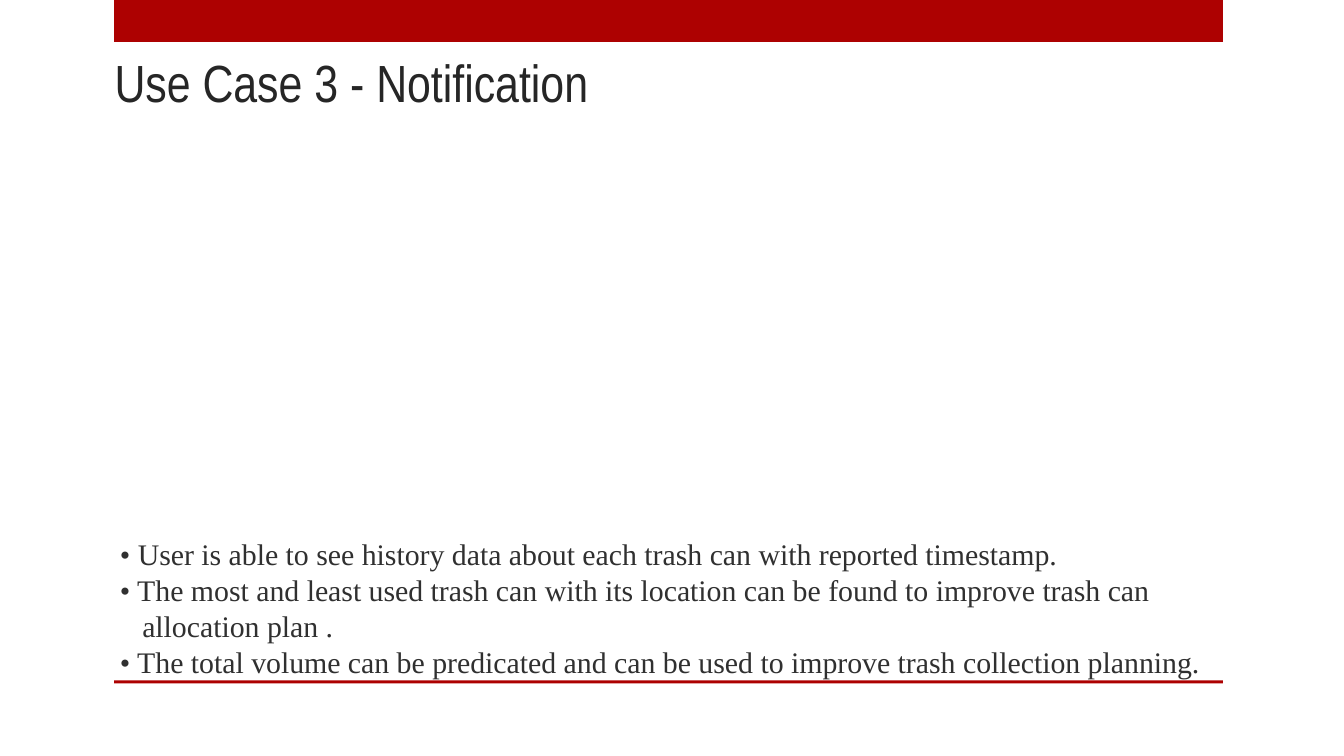
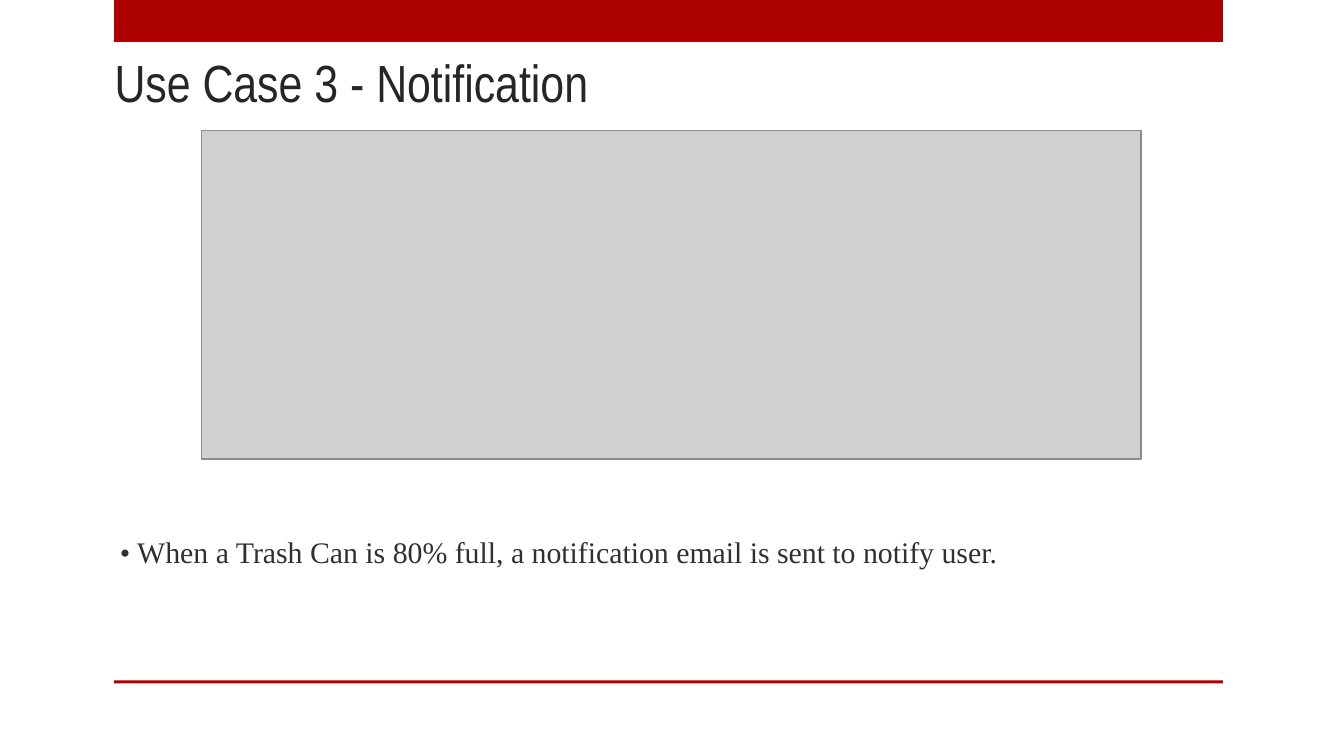
Before and after one commit to 504steven/IoT-TrashCanMonitoringSys, a slide deck: slide 7 of 297 Project Presentation.pptx. Drawn at 1344x756 pixels with LibreOffice and Linux fonts; fonts in the diff are those of the drawing; grey boxes stand for pictures; background and template pictures are left out. Boxes give left, top, right and bottom in pixels: in the first picture for what was removed or moved away, otherwise in the second. Text is boxed around its words. In the diff, an @@ line names an element or a change of style, - is before the commit and + after.

```diff
--- a/297 Project Presentation.pptx
+++ b/297 Project Presentation.pptx
@@ picture added at (202,130,1141,458) @@
@@ text at (137,542,997,569): text changed @@
-• User is able to see history data about each trash can with reported timestamp.
-• The most and least used trash can with its location can be found to improve trash can
-allocation plan .
-• The total volume can be predicated and can be used to improve trash collection planning.
+• When a Trash Can is 80% full, a notification email is sent to notify user.
```
Also in this commit, not shown: 4 other files.
